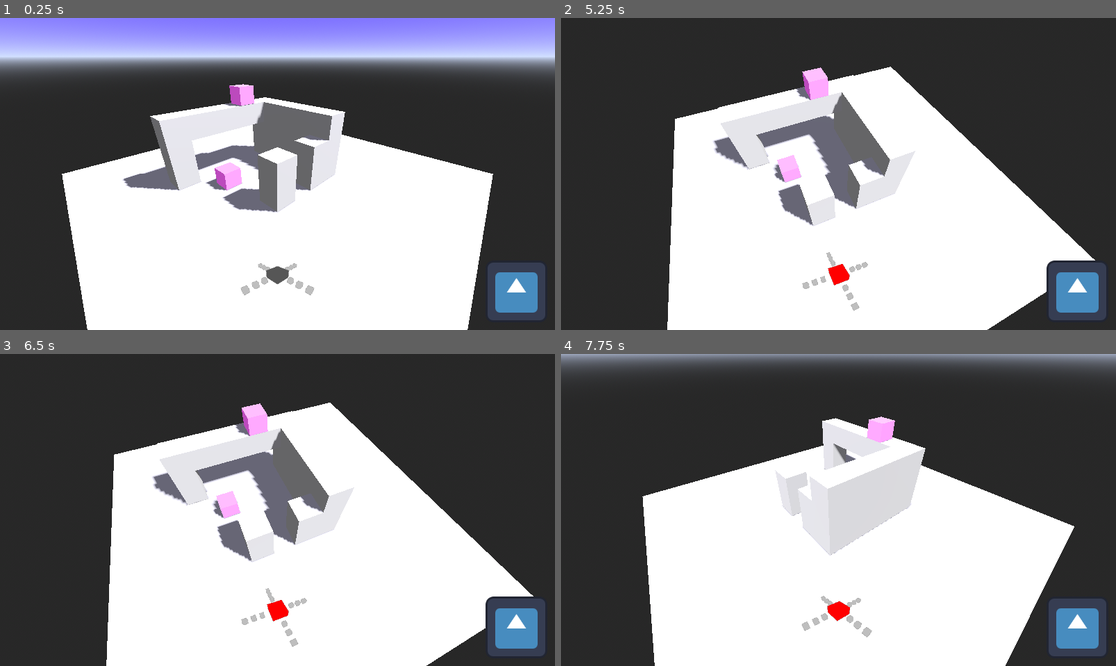
Above: before the commit, frames 1-4 (two rows, left to right).
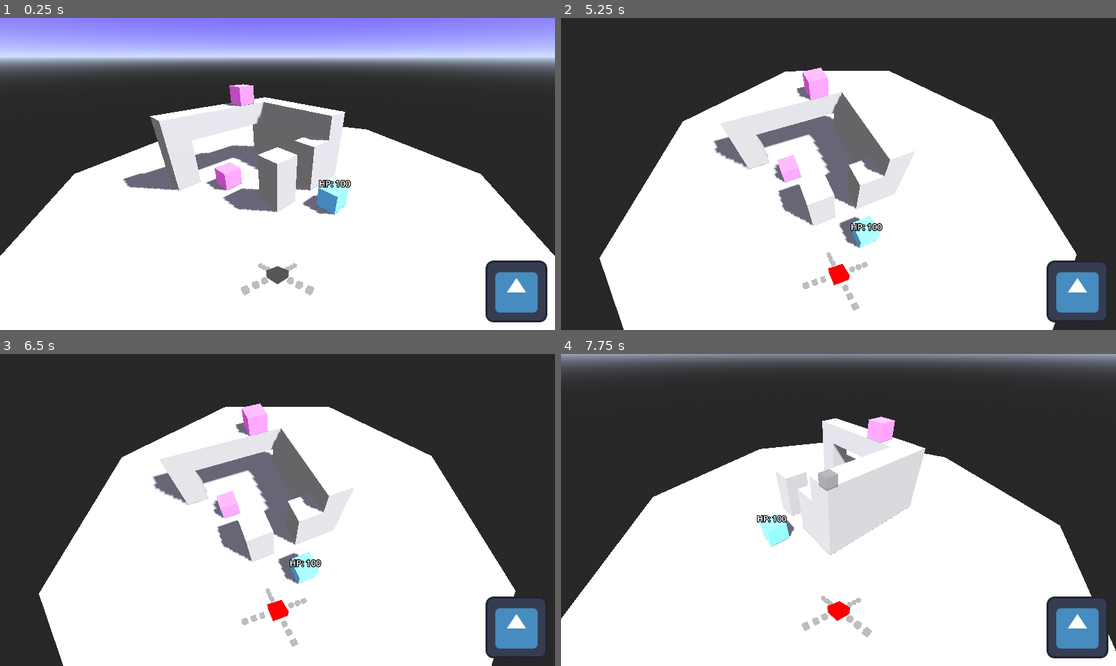
Above: after the commit, the same moments.

Repository: blondeman/desert-adventure-puzzle
Game: Godot game, scene res://scenes/test.tscn
Two runs of this game, one before a commit and one after it. Both use one fixed random seed, a clock stepped at 60 frames per second and the inputs below. The engine's default icon, where the game draws it, is replaced by a stand-in: a white triangle on a blue panel in a dark square.
Inputs (mouse positions are in pixels of both pictures, inside the frame that each line leads up to):
- Up to frame 1 (0.25 s): no input
- Up to frame 2 (5.25 s): click (1077, 292) at 0.5 s; click (1077, 292) at 1.25 s; click (1077, 292) at 2 s; tap Enter at 2.75, 4.25 s; drag from (838, 273) to (894, 105) at 2.77 s; tap Space at 3.5, 5 s; drag from (727, 189) to (810, 236) at 3.52 s; move the mouse to (894, 105) at 4.27 s; hold Right mouse button (camera_drag) 4.28-5.03 s; click (894, 105) at 4.42 s; move the mouse to (832, 180) at 5.02 s; click (832, 180) at 5.1 s
- Up to frame 3 (6.5 s): tap Enter at 5.75 s; move the mouse to (444, 556) at 5.77 s; hold Right mouse button (camera_drag) from 5.78 s (still down); click (444, 556) at 5.92 s
- Up to frame 4 (7.75 s): tap Space at 6.5 s; move the mouse to (794, 506) at 6.52 s; release Right mouse button (camera_drag) at 6.53 s; click (794, 506) at 6.6 s; move the mouse to (866, 510) at 7.27 s; hold Right mouse button (camera_drag) from 7.28 s (still down); click (866, 510) at 7.42 s

The runs differ from the first frame. In frame 1, 9.2% of the frame differs, in the area x 0-100%, y 34-100%; in frame 2, 9.1%; in frame 3, 9.1%; in frame 4, 9.7%, in the area x 0-100%, y 26-100%.

Commit message:
character class

Diff:
--- a/scenes/camera.tscn
+++ b/nodes/camera.tscn
@@ -1,6 +1,6 @@
 [gd_scene format=3 uid="uid://iavsdrab136b"]
 
-[ext_resource type="Script" uid="uid://koefdl8lopu0" path="res://scripts/CameraController.gd" id="1_u5kg4"]
+[ext_resource type="Script" uid="uid://koefdl8lopu0" path="res://scripts/control/CameraController.gd" id="1_u5kg4"]
 
 [sub_resource type="SeparationRayShape3D" id="SeparationRayShape3D_1akh0"]
 
--- /dev/null
+++ b/nodes/character.tscn
@@ -0,0 +1,32 @@
+[gd_scene format=3 uid="uid://cstyj5c48mncp"]
+
+[ext_resource type="PackedScene" uid="uid://c4defcex3jpy" path="res://nodes/object.tscn" id="1_bcywq"]
+[ext_resource type="Script" uid="uid://cp6s47557tf4d" path="res://scripts/character/Health.gd" id="2_2dj2q"]
+[ext_resource type="Script" uid="uid://csq686iurd5nw" path="res://scripts/character/HealthLabel.gd" id="3_03upm"]
+
+[sub_resource type="StandardMaterial3D" id="StandardMaterial3D_t23dj"]
+transparency = 1
+depth_test = 1
+albedo_color = Color(0.29411766, 0.29411766, 0.29411766, 0.6509804)
+
+[sub_resource type="StandardMaterial3D" id="StandardMaterial3D_bcywq"]
+next_pass = SubResource("StandardMaterial3D_t23dj")
+albedo_color = Color(0.37075377, 0.7209999, 1, 1)
+
+[node name="character" unique_id=1619628622 instance=ExtResource("1_bcywq")]
+
+[node name="MeshInstance3D" parent="visuals" parent_id_path=PackedInt32Array(219144211) index="0" unique_id=1738237201]
+surface_material_override/0 = SubResource("StandardMaterial3D_bcywq")
+
+[node name="healthlabel" type="Label3D" parent="visuals" parent_id_path=PackedInt32Array(219144211) index="2" unique_id=782135547]
+transform = Transform3D(1, 0, 0, 0, 1, 0, 0, 0, 1, 0, 0.6, 0)
+pixel_size = 0.01
+billboard = 1
+no_depth_test = true
+text = "HP: 100"
+script = ExtResource("3_03upm")
+
+[node name="health" type="Node" parent="." index="2" unique_id=1623149904]
+script = ExtResource("2_2dj2q")
+
+[connection signal="on_health_changed" from="health" to="visuals/healthlabel" method="set_health"]
--- a/scenes/object.tscn
+++ b/nodes/object.tscn
@@ -1,7 +1,8 @@
 [gd_scene format=3 uid="uid://c4defcex3jpy"]
 
-[ext_resource type="Script" uid="uid://p8j702cadyxp" path="res://scripts/SlidingObject.gd" id="1_pkda2"]
-[ext_resource type="PackedScene" uid="uid://cqo3q7ph3051m" path="res://scenes/object_pointer.tscn" id="2_cbfvs"]
+[ext_resource type="Script" uid="uid://p8j702cadyxp" path="res://scripts/manager/SlidingObject.gd" id="1_pkda2"]
+[ext_resource type="PackedScene" uid="uid://cqo3q7ph3051m" path="res://nodes/object_pointer.tscn" id="2_cbfvs"]
+[ext_resource type="Material" uid="uid://ckn43tau1y4f2" path="res://object.tres" id="3_e3pem"]
 
 [sub_resource type="PhysicsMaterial" id="PhysicsMaterial_pkda2"]
 friction = 0.0
@@ -11,9 +12,6 @@
 
 [sub_resource type="BoxMesh" id="BoxMesh_egkf8"]
 size = Vector3(0.8, 0.8, 0.8)
-
-[sub_resource type="StandardMaterial3D" id="StandardMaterial3D_egkf8"]
-albedo_color = Color(1, 0.4, 1, 1)
 
 [node name="object" type="RigidBody3D" unique_id=1619628622 node_paths=PackedStringArray("visuals", "pointer_parent")]
 axis_lock_angular_x = true
@@ -33,6 +31,6 @@
 [node name="MeshInstance3D" type="MeshInstance3D" parent="visuals" unique_id=1738237201]
 mesh = SubResource("BoxMesh_egkf8")
 skeleton = NodePath("../..")
-surface_material_override/0 = SubResource("StandardMaterial3D_egkf8")
+surface_material_override/0 = ExtResource("3_e3pem")
 
 [node name="pointers" type="Node3D" parent="visuals" unique_id=550261139]
--- a/scenes/turn_manager.tscn
+++ b/nodes/turn_manager.tscn
@@ -1,9 +1,9 @@
 [gd_scene format=3 uid="uid://dmwmxpi0evrsr"]
 
-[ext_resource type="Script" uid="uid://cemehw3i1jpdk" path="res://scripts/TurnManager.gd" id="1_tsdb7"]
+[ext_resource type="Script" uid="uid://cemehw3i1jpdk" path="res://scripts/control/TurnManager.gd" id="1_tsdb7"]
 [ext_resource type="Texture2D" uid="uid://cr8tiabrmuknw" path="res://icon.svg" id="1_u6owk"]
-[ext_resource type="Script" uid="uid://c16owcdw4o4ap" path="res://scripts/AngleSelector.gd" id="3_2ir6k"]
-[ext_resource type="Script" uid="uid://b0pu1qax6w0g4" path="res://scripts/SelectNode.gd" id="4_mxq3h"]
+[ext_resource type="Script" uid="uid://c16owcdw4o4ap" path="res://scripts/control/AngleSelector.gd" id="3_2ir6k"]
+[ext_resource type="Script" uid="uid://b0pu1qax6w0g4" path="res://scripts/control/SelectNode.gd" id="4_mxq3h"]
 
 [sub_resource type="SeparationRayShape3D" id="SeparationRayShape3D_tsdb7"]
 
--- /dev/null
+++ b/object.tres
@@ -0,0 +1,10 @@
+[gd_resource type="StandardMaterial3D" format=3 uid="uid://ckn43tau1y4f2"]
+
+[sub_resource type="StandardMaterial3D" id="StandardMaterial3D_t23dj"]
+transparency = 1
+depth_test = 1
+albedo_color = Color(0.29411766, 0.29411766, 0.29411766, 0.6509804)
+
+[resource]
+next_pass = SubResource("StandardMaterial3D_t23dj")
+albedo_color = Color(1, 0.4, 1, 1)
--- a/scenes/test.tscn
+++ b/scenes/test.tscn
@@ -1,17 +1,23 @@
 [gd_scene format=3 uid="uid://dgwcnelevcx3u"]
 
-[ext_resource type="PackedScene" uid="uid://iavsdrab136b" path="res://scenes/camera.tscn" id="1_37kl0"]
-[ext_resource type="PackedScene" uid="uid://dmwmxpi0evrsr" path="res://scenes/turn_manager.tscn" id="2_8uh7m"]
-[ext_resource type="Script" uid="uid://w8mqgn1bneus" path="res://scripts/MapRotator.gd" id="3_6uqi0"]
-[ext_resource type="PackedScene" uid="uid://c4defcex3jpy" path="res://scenes/object.tscn" id="4_74lek"]
-[ext_resource type="Script" uid="uid://bbwadq1ydmud3" path="res://scripts/ObjectManager.gd" id="4_j5jx5"]
-[ext_resource type="Script" uid="uid://klwh1dvuqt14" path="res://scripts/PhysicsManager.gd" id="4_lpvoh"]
+[ext_resource type="PackedScene" uid="uid://iavsdrab136b" path="res://nodes/camera.tscn" id="1_37kl0"]
+[ext_resource type="PackedScene" uid="uid://dmwmxpi0evrsr" path="res://nodes/turn_manager.tscn" id="2_8uh7m"]
+[ext_resource type="Script" uid="uid://w8mqgn1bneus" path="res://scripts/control/MapRotator.gd" id="3_6uqi0"]
+[ext_resource type="PackedScene" uid="uid://c4defcex3jpy" path="res://nodes/object.tscn" id="4_74lek"]
+[ext_resource type="Script" uid="uid://bbwadq1ydmud3" path="res://scripts/manager/ObjectManager.gd" id="4_j5jx5"]
+[ext_resource type="Script" uid="uid://klwh1dvuqt14" path="res://scripts/manager/PhysicsManager.gd" id="4_lpvoh"]
+[ext_resource type="PackedScene" uid="uid://cstyj5c48mncp" path="res://nodes/character.tscn" id="7_at5dv"]
 
-[sub_resource type="BoxShape3D" id="BoxShape3D_mf4mk"]
-size = Vector3(15, 1, 15)
+[sub_resource type="CylinderShape3D" id="CylinderShape3D_at5dv"]
+height = 1.0
+radius = 9.5
 
-[sub_resource type="BoxMesh" id="BoxMesh_37kl0"]
-size = Vector3(15, 1, 15)
+[sub_resource type="CylinderMesh" id="CylinderMesh_at5dv"]
+top_radius = 10.0
+bottom_radius = 10.0
+height = 1.0
+radial_segments = 8
+rings = 1
 
 [sub_resource type="BoxShape3D" id="BoxShape3D_8uh7m"]
 size = Vector3(1, 2, 1)
@@ -62,16 +68,19 @@
 [node name="object2" parent="rotation_objects/objects" unique_id=1619628622 instance=ExtResource("4_74lek")]
 transform = Transform3D(1, 0, 0, 0, 1, 0, 0, 0, 1, 0.949255, 0.62957335, -2.140192)
 
+[node name="character" parent="rotation_objects/objects" unique_id=453144330 instance=ExtResource("7_at5dv")]
+transform = Transform3D(1, 0, 0, 0, 1, 0, 0, 0, 1, -3.1724343, 0.5326359, -0.22632504)
+
 [node name="map" type="Node3D" parent="rotation_objects" unique_id=285492333]
 
 [node name="floor" type="StaticBody3D" parent="rotation_objects/map" unique_id=521970521]
 transform = Transform3D(1, 0, 0, 0, 1, 0, 0, 0, 1, 0, -0.5, 0)
 
 [node name="CollisionShape3D" type="CollisionShape3D" parent="rotation_objects/map/floor" unique_id=748874263]
-shape = SubResource("BoxShape3D_mf4mk")
+shape = SubResource("CylinderShape3D_at5dv")
 
 [node name="MeshInstance3D" type="MeshInstance3D" parent="rotation_objects/map/floor" unique_id=57836886]
-mesh = SubResource("BoxMesh_37kl0")
+mesh = SubResource("CylinderMesh_at5dv")
 
 [node name="block1" type="StaticBody3D" parent="rotation_objects/map" unique_id=347741349]
 transform = Transform3D(1, 0, 0, 0, 1, 0, 0, 0, 1, -1.5, 1, 0.5)
--- /dev/null
+++ b/scripts/character/Character.gd
@@ -0,0 +1 @@
+extends SlidingObject
--- /dev/null
+++ b/scripts/character/Health.gd
@@ -0,0 +1,30 @@
+extends Node
+
+
+@export var max_health: int = 100
+@export var current_health: int = 0
+
+signal on_health_changed(health: int, max_health: int, amount: int)
+signal on_die()
+
+func _ready() -> void:
+	if current_health == 0:
+		current_health = max_health
+
+	on_health_changed.emit(current_health, max_health, 0)
+
+func take_healing(healing: int):
+	current_health += healing
+	on_health_changed.emit(current_health, max_health, healing)
+	if current_health <= 0:
+		die()
+
+func take_damage(damage: int):
+	current_health -= damage
+	on_health_changed.emit(current_health, max_health, -damage)
+	if current_health <= 0:
+		die()
+
+func die():
+	on_die.emit()
+	get_parent().queue_free()
--- /dev/null
+++ b/scripts/character/HealthLabel.gd
@@ -0,0 +1,4 @@
+extends Label3D
+
+func set_health(health: int, max_health: int, amount: int):
+	text = "HP: "+str(health)
Renamed: scenes/object_pointer.tscn -> nodes/object_pointer.tscn
Not shown, added: scripts/character/Character.gd.uid
Not shown, added: scripts/character/Health.gd.uid
Not shown, added: scripts/character/HealthLabel.gd.uid
Renamed: scripts/AngleSelector.gd -> scripts/control/AngleSelector.gd
Renamed: scripts/AngleSelector.gd.uid -> scripts/control/AngleSelector.gd.uid
Renamed: scripts/CameraController.gd -> scripts/control/CameraController.gd
Renamed: scripts/CameraController.gd.uid -> scripts/control/CameraController.gd.uid
Renamed: scripts/MapRotator.gd -> scripts/control/MapRotator.gd
Renamed: scripts/MapRotator.gd.uid -> scripts/control/MapRotator.gd.uid
Renamed: scripts/SelectNode.gd -> scripts/control/SelectNode.gd
Renamed: scripts/SelectNode.gd.uid -> scripts/control/SelectNode.gd.uid
(and 8 more such lines)
